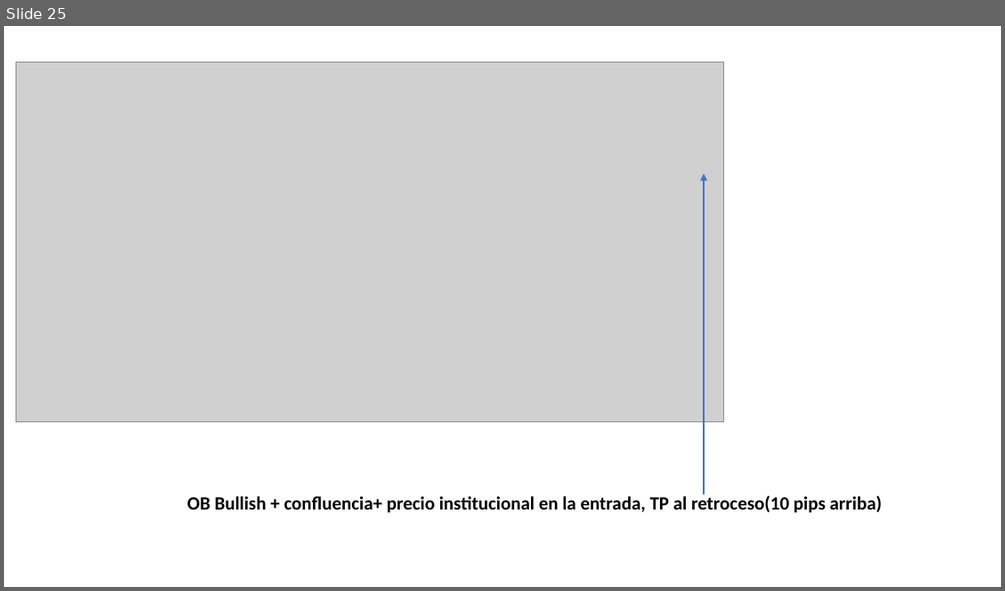
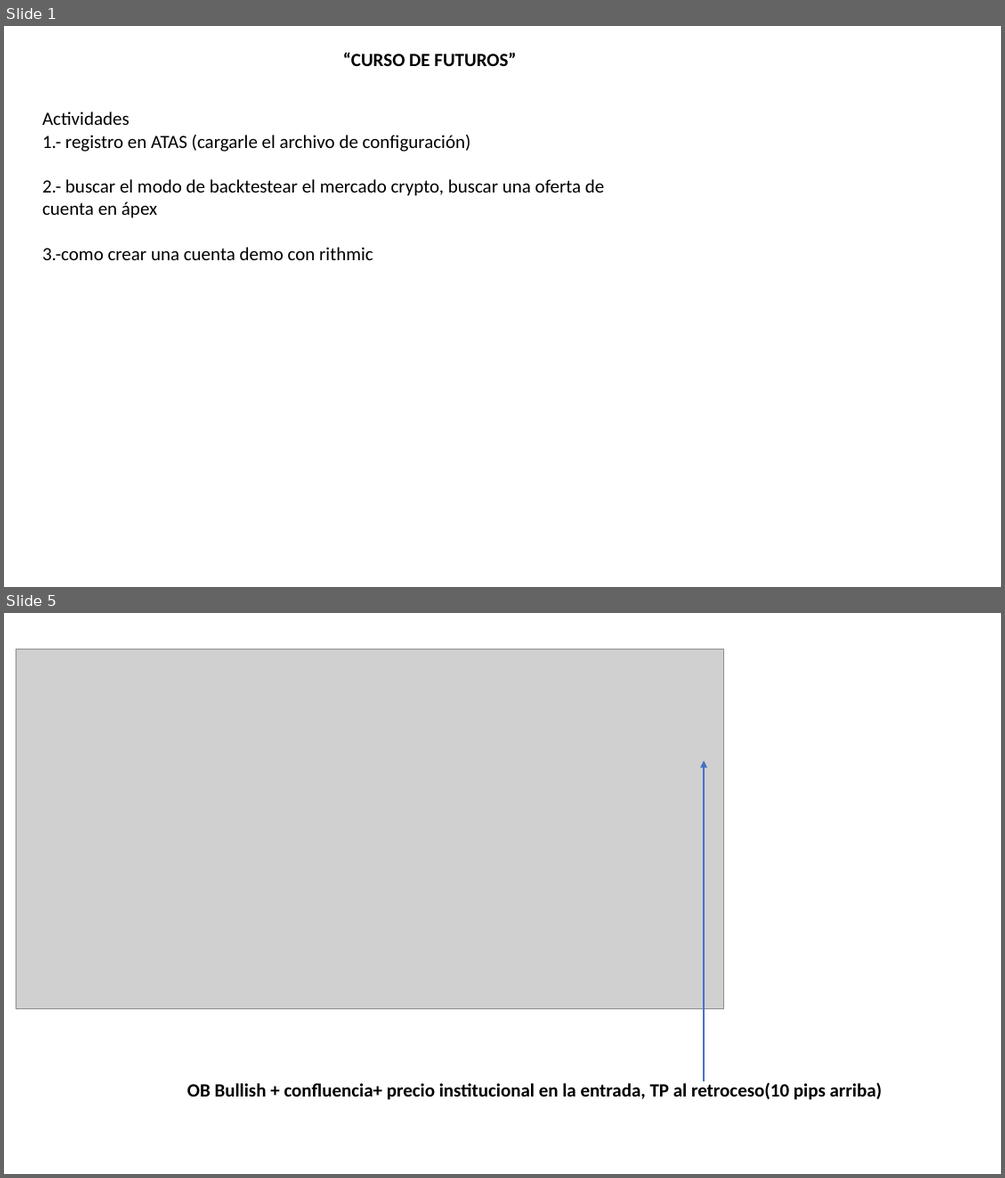
Before and after one commit to Edd1eware/Yields_Academy, a slide deck: Manual_YIELDS_ACADEMY.pptx. Shown one above the other, each under a label of ours: slide 25 before the commit, slides 1 and 5 after it; the slides between them are not shown. The pictures are 1005x591 and 1005x1178 pixels, drawn with LibreOffice and Linux fonts; fonts in the diff are those of the drawing; grey boxes stand for pictures. Boxes give left, top, right and bottom in pixels: in the first picture for what was removed or moved away, otherwise in the second. Text is boxed around its words. In the diff, an @@ line names an element or a change of style, - is before the commit and + after.

Commit message:
CURSO DE FUTUROS

```diff
--- a/Manual_YIELDS_ACADEMY.pptx
+++ b/Manual_YIELDS_ACADEMY.pptx
@@ slide 1 added at (4,26,1001,587), background #FFFFFF @@
@@ text added at (343,52,516,66), 18 pt, text #000000, bold @@
+“CURSO DE FUTUROS”
@@ text added at (42,111,604,260), 18 pt, text #000000 @@
+Actividades
+1.- registro en ATAS (cargarle el archivo de configuración)
+2.- buscar el modo de backtestear el mercado crypto, buscar una oferta de cuenta en ápex
+3.-como crear una cuenta demo con rithmic
@@ what was slide 25 is now slide 5 @@
```
Also in this commit, not shown: 3 other slides added, 57 slides removed.
